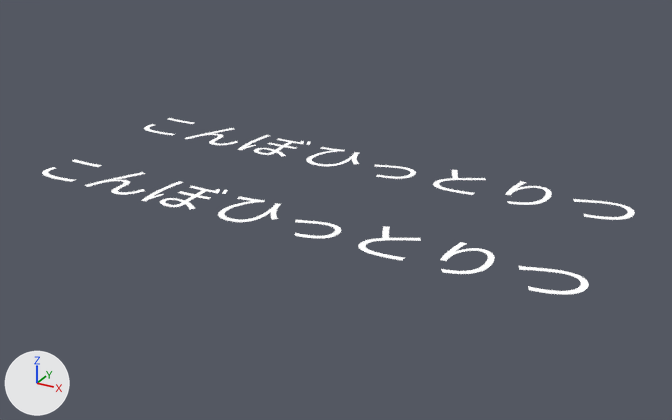
What one commit did to the Blender file rendermarker.ranking_acc_combo.blend.
Both versions are drawn from a 50 mm lens placed at (3.16, -7.97, 3.52), pointed at (-0.91, -0.58, -0.18). Lighting does not change. The marker at lower left points along +X, +Y and +Z. Text is drawn in Blender's own font.

Names of what the first picture shows: 'Text.000', 'Text.005', 'Text.012', 'Text.022'.
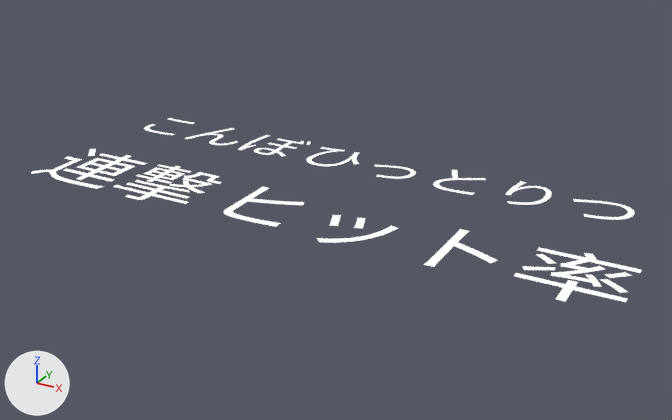
The edits, one by one:
In text 'Text.060' (txt_text_060), body goes from 'こんぼ' to '連撃'.
In text 'Text.060' (txt_text_060), size is no longer 0.72.
In text 'Text.060' (txt_text_060), align_y is now set to 'CENTER'.
In text 'Text.060' (txt_text_060), space_line is now set to 0.57.
In text 'Text.053' (txt_text_053), body goes from 'ひっとりつ' to 'ヒット率'.
In text 'Text.053' (txt_text_053), size is no longer 0.72.
Object 'Text.000' (ob_text_000) moves from (-3.992, -1.6, 0.0) to (-3.992, -1.263, 0.0).
Object 'Text.022' (ob_text_022) moves from (-1.767, -1.588, 0.0) to (-1.864, -1.542, 0.0).

Location of each change, [x1, y1, x2, y2] in pixels of the pictures (672 x 420 px):
'Text.022', text changed, moved
    before: [218, 197, 589, 295]
    after: [224, 186, 642, 302]
'Text.000', text changed, moved
    before: [42, 159, 228, 209]
    after: [31, 149, 222, 204]
